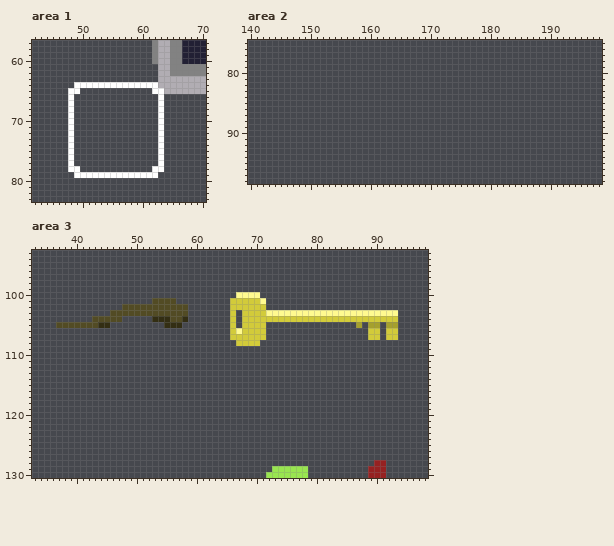
Pixel-art file, stored at docs/assets/image/atlas.aseprite. The picture above was drawn from the file before the commit.
512x512 pixels, 1 frame. Colours within 5 levels of each other are drawn and written as one. Shown: area 1: x 42..70, y 57..83; area 2: x 140..198, y 75..98; area 3: x 33..98, y 93..130.
And afterwards:
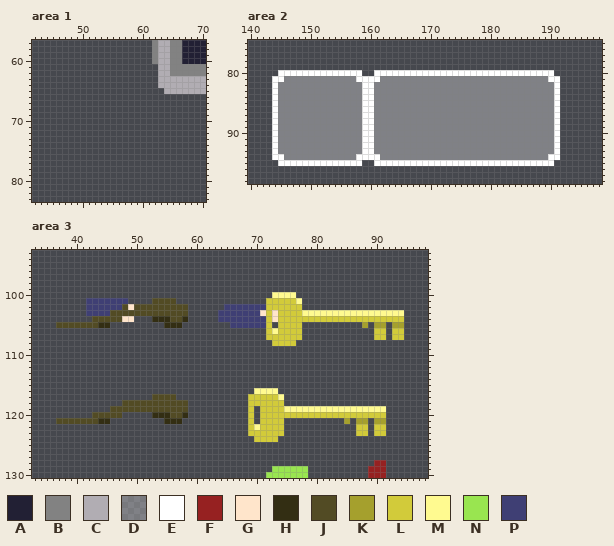
Palette (. is transparent): A #222034  B #828282  C #b1adb3  D #ffffff50  E #ffffff  F #962121  G #ffe5cb  H #332e13  J #524b24  K #a5a02d  L #d2cb3a  M #fffa90  N #99e550  P #3f3f74
What changed:
--- area 1, layer "Flattened"
@@ x 46..65 @@
 63 .................CCC
-64 ...EEEEEEEEEEEEEECCC
-65 ..EE............EECC
-66 ..E..............E..
-67 ..E..............E..
-68 ..E..............E..
-69 ..E..............E..
-70 ..E..............E..
-71 ..E..............E..
-72 ..E..............E..
-73 ..E..............E..
-74 ..E..............E..
-75 ..E..............E..
-76 ..E..............E..
-77 ..E..............E..
-78 ..EE............EE..
-79 ...EEEEEEEEEEEEEE...
+64 .................CCC
+65 ..................CC
+66 ....................
+67 ....................
+68 ....................
+69 ....................
+70 ....................
+71 ....................
+72 ....................
+73 ....................
+74 ....................
+75 ....................
+76 ....................
+77 ....................
+78 ....................
+79 ....................
 80 ....................
--- area 2, layer "Flattened"
@@ x 140..198 @@
 79 ...........................................................
-80 ...........................................................
-81 ...........................................................
-82 ...........................................................
-83 ...........................................................
-84 ...........................................................
-85 ...........................................................
-86 ...........................................................
-87 ...........................................................
-88 ...........................................................
-89 ...........................................................
-90 ...........................................................
-91 ...........................................................
-92 ...........................................................
-93 ...........................................................
-94 ...........................................................
-95 ...........................................................
+80 .....EEEEEEEEEEEEEE..EEEEEEEEEEEEEEEEEEEEEEEEEEEEEE........
+81 ....EEDDDDDDDDDDDDEEEEDDDDDDDDDDDDDDDDDDDDDDDDDDDDEE.......
+82 ....EDDDDDDDDDDDDDDEEDDDDDDDDDDDDDDDDDDDDDDDDDDDDDDE.......
+83 ....EDDDDDDDDDDDDDDEEDDDDDDDDDDDDDDDDDDDDDDDDDDDDDDE.......
+84 ....EDDDDDDDDDDDDDDEEDDDDDDDDDDDDDDDDDDDDDDDDDDDDDDE.......
+85 ....EDDDDDDDDDDDDDDEEDDDDDDDDDDDDDDDDDDDDDDDDDDDDDDE.......
+86 ....EDDDDDDDDDDDDDDEEDDDDDDDDDDDDDDDDDDDDDDDDDDDDDDE.......
+87 ....EDDDDDDDDDDDDDDEEDDDDDDDDDDDDDDDDDDDDDDDDDDDDDDE.......
+88 ....EDDDDDDDDDDDDDDEEDDDDDDDDDDDDDDDDDDDDDDDDDDDDDDE.......
+89 ....EDDDDDDDDDDDDDDEEDDDDDDDDDDDDDDDDDDDDDDDDDDDDDDE.......
+90 ....EDDDDDDDDDDDDDDEEDDDDDDDDDDDDDDDDDDDDDDDDDDDDDDE.......
+91 ....EDDDDDDDDDDDDDDEEDDDDDDDDDDDDDDDDDDDDDDDDDDDDDDE.......
+92 ....EDDDDDDDDDDDDDDEEDDDDDDDDDDDDDDDDDDDDDDDDDDDDDDE.......
+93 ....EDDDDDDDDDDDDDDEEDDDDDDDDDDDDDDDDDDDDDDDDDDDDDDE.......
+94 ....EEDDDDDDDDDDDDEEEEDDDDDDDDDDDDDDDDDDDDDDDDDDDDEE.......
+95 .....EEEEEEEEEEEEEE..EEEEEEEEEEEEEEEEEEEEEEEEEEEEEE........
 96 ...........................................................
--- area 3, layer "Flattened"
@@ x 33..98 @@
  99 ..................................................................
-100 ..................................MMMM............................
-101 ....................JJJJ.........LLLLLM...........................
-102 ...............JJJJJJJJJJJ.......LLLLLL...........................
-103 .............JJJJJJJJJJJJJ.......L.LLLLMMMMMMMMMMMMMMMMMMMMMM.....
-104 ..........JJJJJ.....HHHJJH.......L.LLLLLLLLLLLLLLLLLLLLLLLLLL.....
-105 ....JJJJJJJHH.........HHH........L.LLLL...............K.KK.KK.....
-106 .................................LMLLLL.................LL.LL.....
-107 .................................LLLLLL.................LL.LL.....
-108 ..................................LLLL............................
+100 ........................................MMMM......................
+101 .........PPPPPPP....JJJJ...............LLLLLM.....................
+102 .........PPPPPPJGJJJJJJJJJ......PPPPPPPLLLLLL.....................
+103 .........PPPPJJJJJJJJJJJJJ.....PPPPPPPGLGLLLLMMMMMMMMMMMMMMMMM....
+104 ..........JJJJJGG...HHHJJH.....PPPPPPPPLGLLLLLLLLLLLLLLLLLLLLL....
+105 ....JJJJJJJHH.........HHH........PPPPPPL.LLLL..........K.KK.KK....
+106 .......................................LMLLLL............LL.LL....
+107 .......................................LLLLLL............LL.LL....
+108 ........................................LLLL......................
 109 ..................................................................
@@ x 33..98 @@
 115 ..................................................................
-116 ..................................................................
-117 ..................................................................
-118 ..................................................................
-119 ..................................................................
-120 ..................................................................
-121 ..................................................................
-122 ..................................................................
-123 ..................................................................
-124 ..................................................................
+116 .....................................MMMM.........................
+117 ....................JJJJ............LLLLLM........................
+118 ...............JJJJJJJJJJJ..........LLLLLL........................
+119 .............JJJJJJJJJJJJJ..........L.LLLLMMMMMMMMMMMMMMMMM.......
+120 ..........JJJJJ.....HHHJJH..........L.LLLLLLLLLLLLLLLLLLLLL.......
+121 ....JJJJJJJHH.........HHH...........L.LLLL..........K.KK.KK.......
+122 ....................................LMLLLL............LL.LL.......
+123 ....................................LLLLLL............LL.LL.......
+124 .....................................LLLL.........................
 125 ..................................................................
